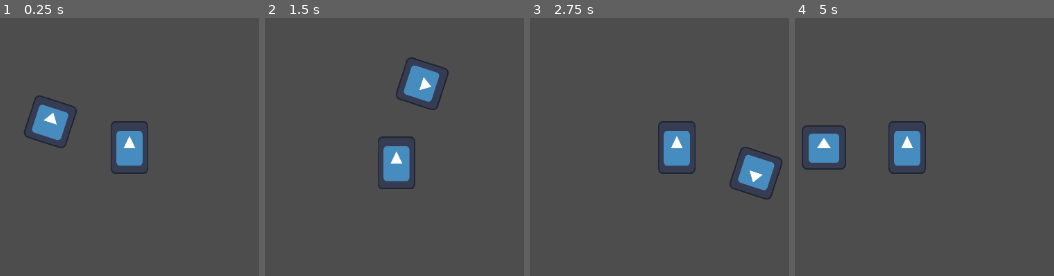
Above: before the commit, frames 1-4 (left to right).
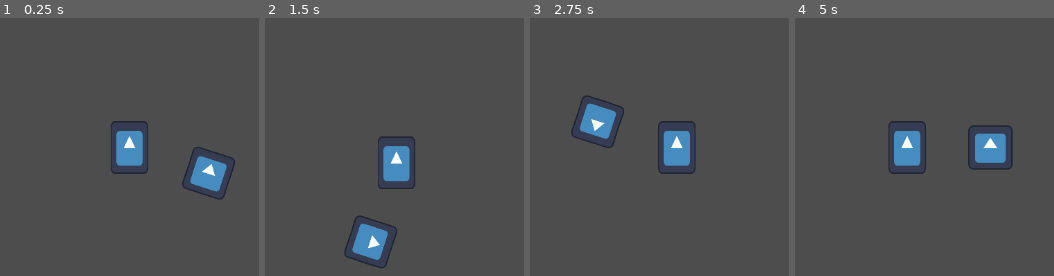
Above: after the commit, the same moments.

Repository: ACristoff/strangecompanion
Game: Godot game, scene res://game/manager.tscn
Same seed, same stepped clock (60 frames per second), same inputs: the game is played once before the commit and once after it. The engine's default icon, where the game draws it, is replaced by a stand-in: a white triangle on a blue panel in a dark square.
Inputs:
- Up to frame 1 (0.25 s): no input
- Up to frame 2 (1.5 s): hold Right (ui_right) 0.53-1.28 s; hold Down (ui_down) from 1.28 s (still down)
- Up to frame 3 (2.75 s): release Down (ui_down) at 2.03 s; hold Right (ui_right) from 2.03 s (still down)
- Up to frame 4 (5 s): release Right (ui_right) at 2.78 s; hold Up (ui_up) 2.78-3.53 s; hold Left (ui_left) from 3.53 s (still down)

The runs differ from the first frame. In frame 1, 3.6% of the frame differs, in the area x 9-91%, y 29-71%; in frame 2, 3.6%; in frame 3, 3.6%; in frame 4, 3.7%, in the area x 2-85%, y 41-59%.

Commit message:
reparenting lode, shoot timer

Diff:
--- a/game/player/witch.gd
+++ b/game/player/witch.gd
@@ -1,6 +1,7 @@
 extends CharacterBody2D
 
-@onready var companion = $Companion
+@onready var lode_parent = $CompanionParent
+@onready var lode = $CompanionParent/CompanionActor
 @onready var sprite = $Sprite2D
 @onready var shoot_timer = $ShootTimer
 
@@ -40,7 +41,7 @@
 # Called every frame. 'delta' is the elapsed time since the previous frame.
 func _process(delta):
 	##LODE CODE##
-	companion.rotation_degrees += lode_speed
+	lode_parent.rotation_degrees += lode_speed
 
 	##PLAYER MOVEMENT##
 	var horizontalDirection = Input.get_axis("ui_left", "ui_right")
@@ -63,4 +64,9 @@
 
 func on_shoot_timeout():
 	print("bang!")
+	var lode_pos = lode.global_position
+	var my_pos = self.global_position
+	var angle = lode_pos.angle_to_point(my_pos)
+	print(rad_to_deg(angle) , lode_pos, my_pos)
+
 	pass # Replace with function body.
--- a/game/player/witch.tscn
+++ b/game/player/witch.tscn
@@ -10,10 +10,12 @@
 [node name="Witch" type="CharacterBody2D"]
 script = ExtResource("1_pmexk")
 
-[node name="Companion" type="Node2D" parent="."]
+[node name="CompanionParent" type="Node2D" parent="."]
 
-[node name="Sprite2D" type="Sprite2D" parent="Companion"]
-position = Vector2(-120, 0)
+[node name="CompanionActor" type="Node2D" parent="CompanionParent"]
+position = Vector2(120, 0)
+
+[node name="Sprite2D" type="Sprite2D" parent="CompanionParent/CompanionActor"]
 scale = Vector2(0.5, 0.5)
 texture = ExtResource("1_ggbqf")
 
